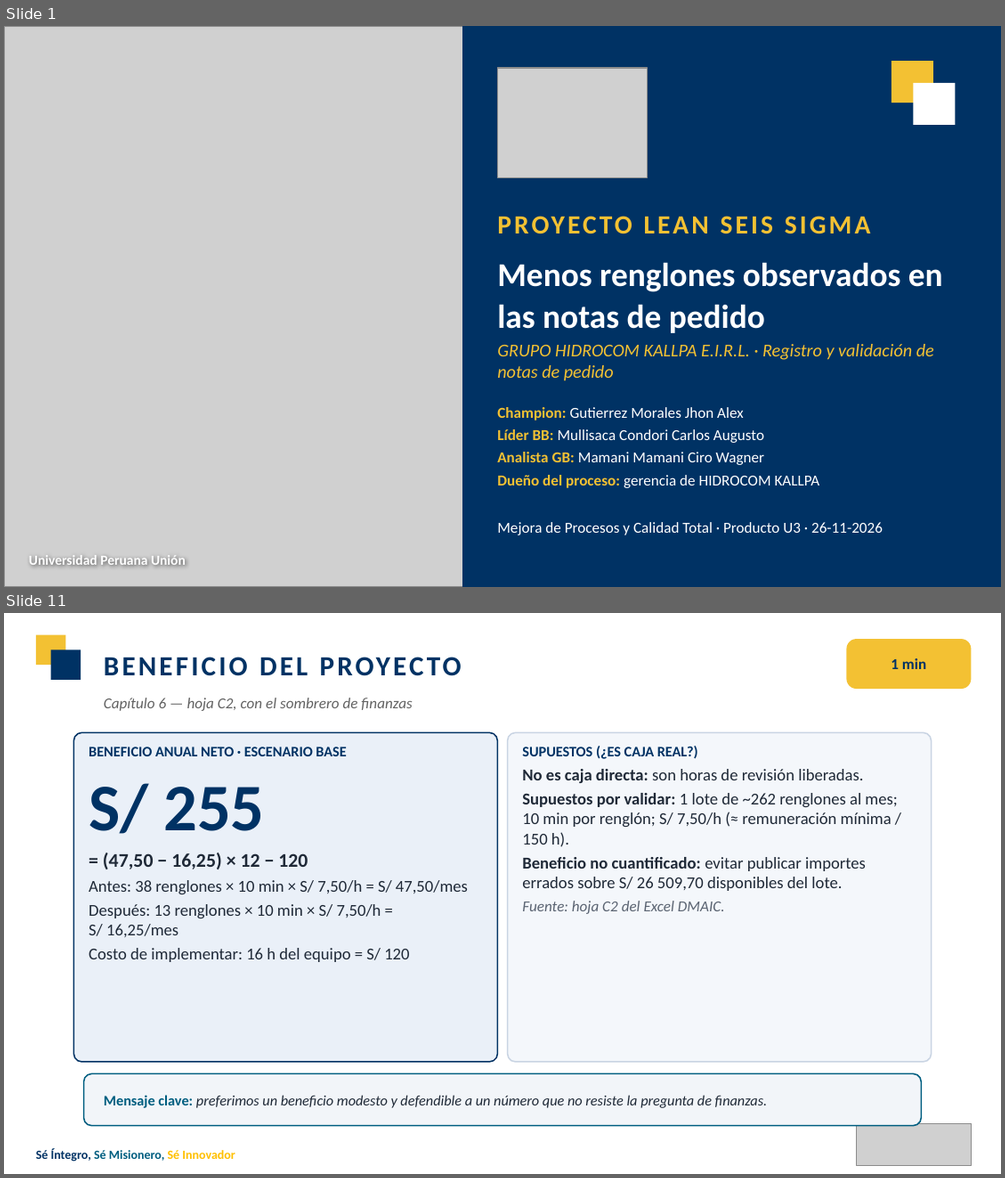
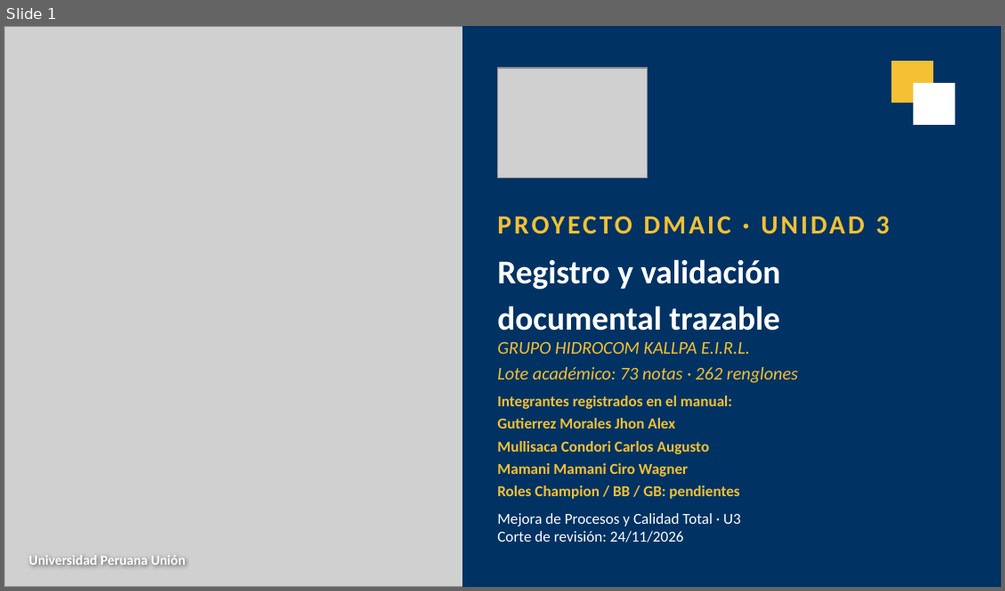
Before and after one commit to Nunclear/hidrocom-mejora-procesos-u3, a slide deck: 04_Producto_Final/U3_Presentacion_HIDROCOM.pptx. Shown one above the other, each under a label of ours: slides 1 and 11 before the commit, slide 1 after it; the slides between them are not shown. The pictures are 1005x1178 and 1005x591 pixels, drawn with LibreOffice and Linux fonts; fonts in the diff are those of the drawing; grey boxes stand for pictures. Boxes give left, top, right and bottom in pixels: in the first picture for what was removed or moved away, otherwise in the second. Text is boxed around its words. In the diff, an @@ line names an element or a change of style, - is before the commit and + after.

Commit message:
Integrar tres paquetes U3 completos, dashboard y validación reproducible

```diff
--- a/04_Producto_Final/U3_Presentacion_HIDROCOM.pptx
+++ b/04_Producto_Final/U3_Presentacion_HIDROCOM.pptx
@@ slide 11 removed at bbox=[4, 613, 1001, 1174], background #FFFFFF @@
@@ rectangle removed at bbox=[36, 635, 65, 665] @@
@@ text removed at bbox=[104, 637, 841, 691] @@
-BENEFICIO DEL PROYECTO
@@ rounded rectangle removed at bbox=[846, 639, 971, 689] @@
@@ rectangle removed at bbox=[51, 649, 81, 680] @@
@@ text removed at bbox=[890, 658, 926, 669] @@
-1 min
@@ text removed at bbox=[104, 698, 412, 711] @@
-Capítulo 6 — hoja C2, con el sombrero de finanzas
@@ rounded rectangle removed at bbox=[73, 732, 497, 1062] @@
@@ rounded rectangle removed at bbox=[508, 732, 931, 1062] @@
@@ text removed at bbox=[522, 746, 897, 914] @@
-SUPUESTOS (¿ES CAJA REAL?)
-No es caja directa: son horas de revisión liberadas.
-Supuestos por validar: 1 lote de ~262 renglones al mes; 10 min por renglón; S/ 7,50/h (≈ remuneración mínima / 150 h).
-Beneficio no cuantificado: evitar publicar importes errados sobre S/ 26 509,70 disponibles del lote.
-Fuente: hoja C2 del Excel DMAIC.
@@ text removed at bbox=[89, 747, 468, 962] @@
-BENEFICIO ANUAL NETO · ESCENARIO BASE
-S/ 255
-= (47,50 − 16,25) × 12 − 120
-Antes: 38 renglones × 10 min × S/ 7,50/h = S/ 47,50/mes
-Después: 13 renglones × 10 min × S/ 7,50/h = S/ 16,25/mes
-Costo de implementar: 16 h del equipo = S/ 120
@@ rounded rectangle removed at bbox=[84, 1073, 921, 1126] @@
@@ text removed at bbox=[104, 1094, 767, 1108] @@
-Mensaje clave: preferimos un beneficio modesto y defendible a un número que no resiste la pregunta de finanzas.
@@ picture removed at bbox=[857, 1123, 971, 1165] @@
@@ text removed at bbox=[36, 1148, 235, 1161] @@
-Sé Íntegro, Sé Misionero, Sé Innovador
@@ slide 1 changed as well @@
@@ text at bbox=[876, 216, 890, 234]: text changed @@
-PROYECTO LEAN SEIS SIGMA
+PROYECTO DMAIC · UNIDAD 3
@@ text at bbox=[497, 259, 780, 330]: text changed @@
-Menos renglones observados en las notas de pedido
+Registro y validación
+documental trazable
@@ text at bbox=[497, 342, 798, 383]: text changed @@
-GRUPO HIDROCOM KALLPA E.I.R.L. · Registro y validación de notas de pedido
+GRUPO HIDROCOM KALLPA E.I.R.L.
+Lote académico: 73 notas · 262 renglones
@@ text at bbox=[497, 395, 739, 499]: text changed; text colour #FFFFFF to #F3C133; bold on @@
-Champion: Gutierrez Morales Jhon Alex
-Líder BB: Mullisaca Condori Carlos Augusto
-Analista GB: Mamani Mamani Ciro Wagner
-Dueño del proceso: gerencia de HIDROCOM KALLPA
+Integrantes registrados en el manual:
+Gutierrez Morales Jhon Alex
+Mullisaca Condori Carlos Augusto
+Mamani Mamani Ciro Wagner
+Roles Champion / BB / GB: pendientes
@@ text at bbox=[497, 513, 741, 542]: text changed @@
-Mejora de Procesos y Calidad Total · Producto U3 · 26-11-2026
+Mejora de Procesos y Calidad Total · U3
+Corte de revisión: 24/11/2026
```
Also in this commit, not shown: 12 slides added, 11 other slides removed, 46 other files.
